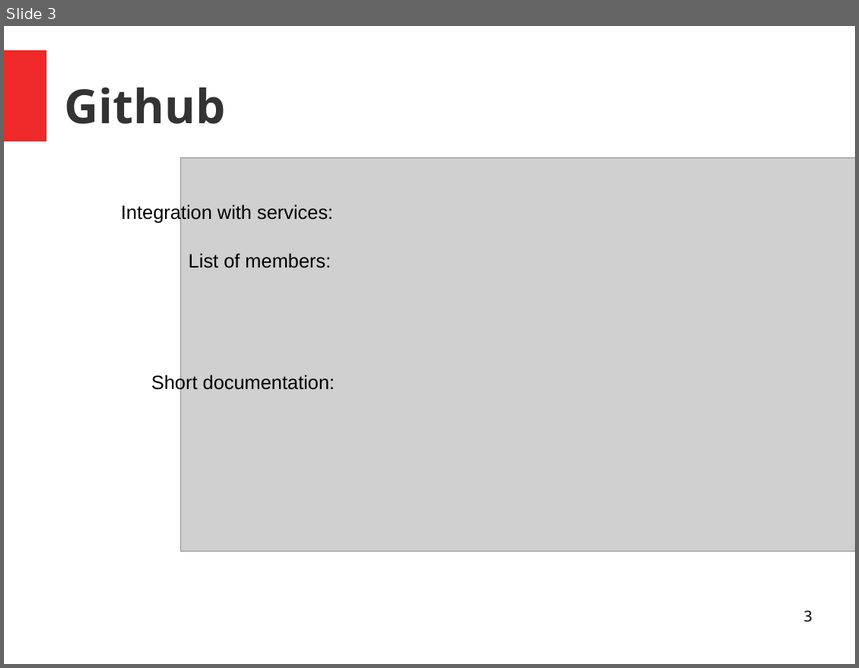
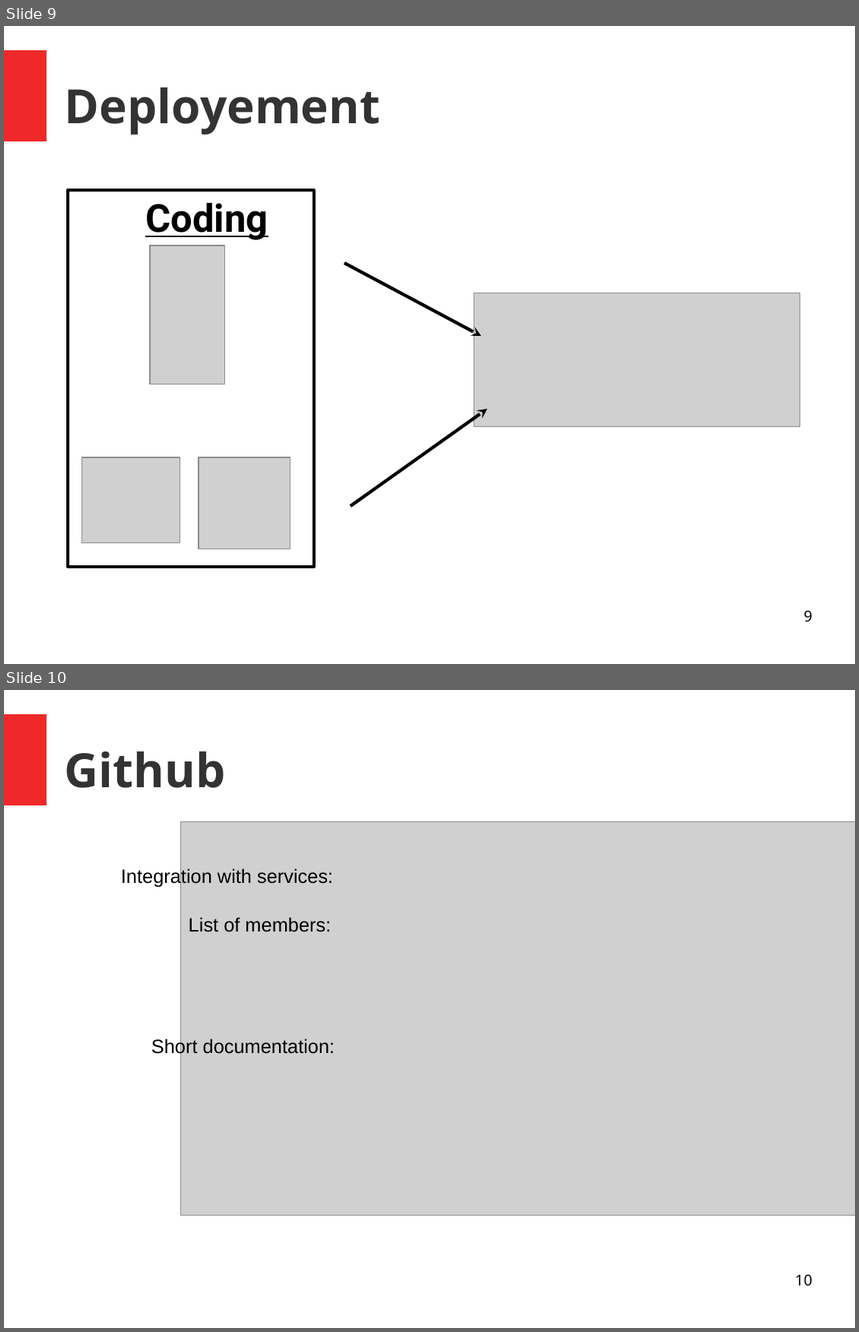
Before and after one commit to unige-pinfo-2019/PInfo3, a slide deck: Docs/Presentations/pres2.odp. Shown one above the other, each under a label of ours: slide 3 before the commit, slides 9 and 10 after it. The pictures are 859x668 and 859x1332 pixels, drawn with LibreOffice and Linux fonts; fonts in the diff are those of the drawing; grey boxes stand for pictures. Boxes give left, top, right and bottom in pixels: in the first picture for what was removed or moved away, otherwise in the second. Text is boxed around its words. In the diff, an @@ line names an element or a change of style, - is before the commit and + after.

```diff
--- a/Docs/Presentations/pres2.odp
+++ b/Docs/Presentations/pres2.odp
@@ slide 9 added at (4,26,855,664), background #FFFFFF; not listed: 1 template element that a slide beside it also shows @@
@@ title added at (65,88,380,135), 44 pt, text #333333, bold @@
+Deployement
@@ rectangle added at (68,190,315,567), outline #000000 2.3 pt @@
@@ text added at (145,203,268,240), 36 pt, text #000000, bold, underline @@
+Coding
@@ picture added at (150,246,225,385) @@
@@ arrow added from (344, 263) to (481, 337), #000000 3 pt @@
@@ picture added at (474,294,801,427) @@
@@ arrow added from (351, 506) to (487, 409), #000000 3 pt @@
@@ picture added at (82,458,180,544) @@
@@ picture added at (199,458,290,550) @@
@@ page number added at (804,610,813,623), 14 pt, text #000000 @@
+9
@@ what was slide 3 is now slide 10 @@
@@ page number at (795,1274,813,1286): text changed @@
-3
+10
```
Also in this commit, not shown: 5 slides changed, 6 other slides added, 7 slides removed, 3 other files.
